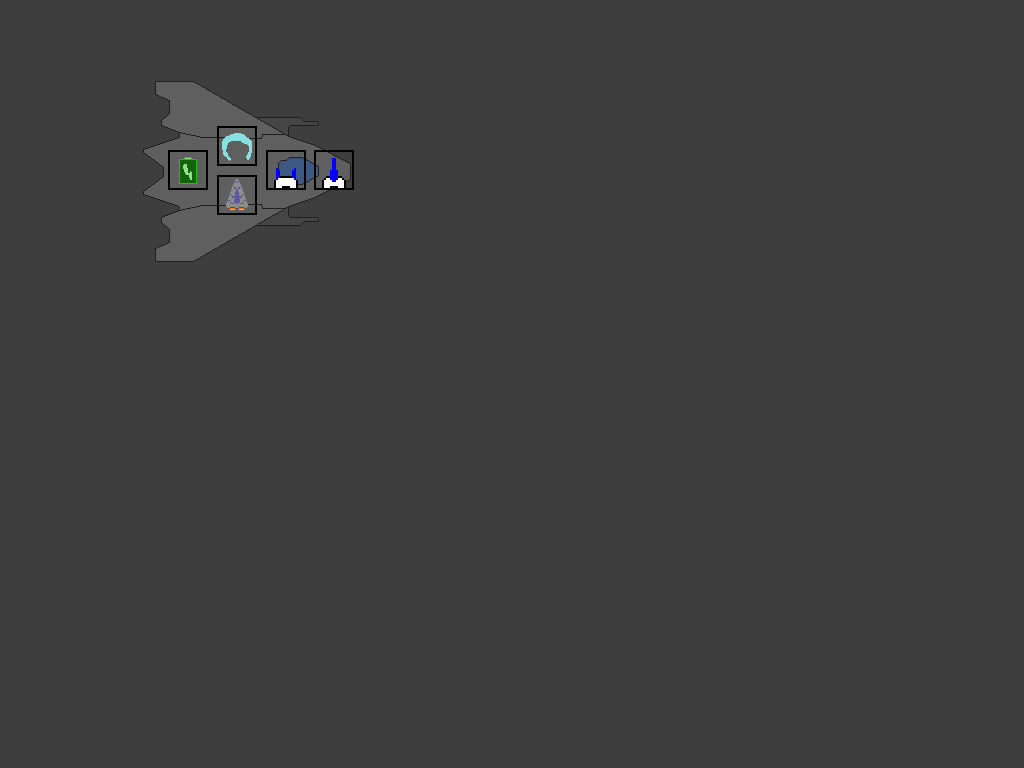
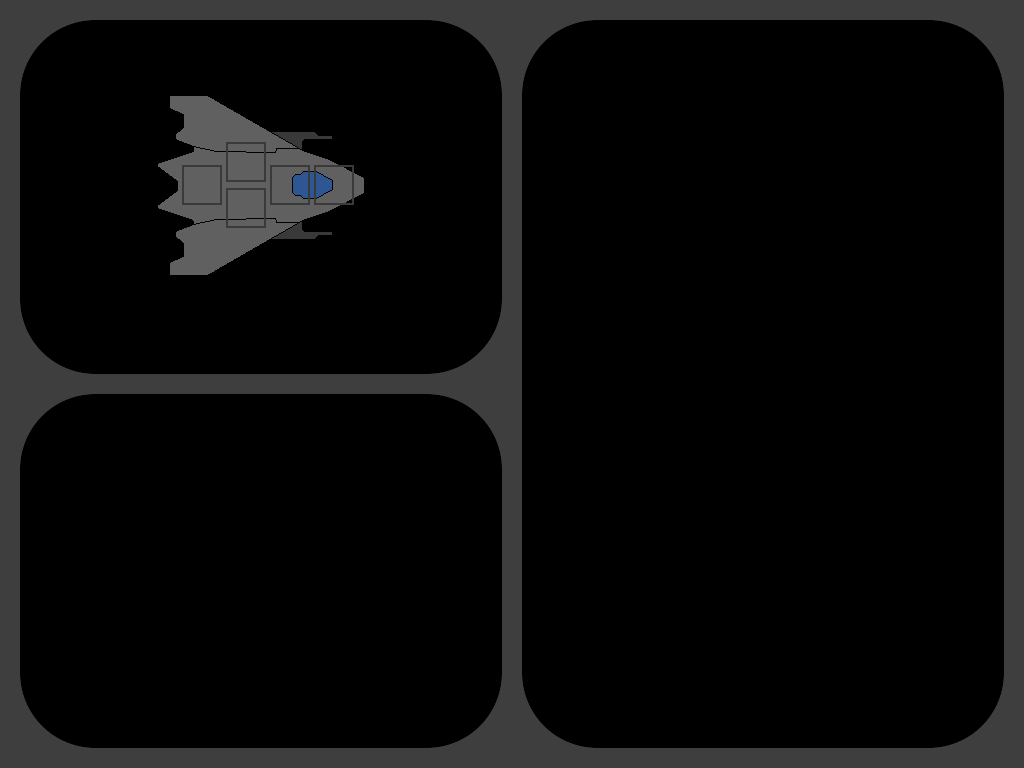
Before/after of a 1024×768 layered artwork. What changed in the layer stack:
"Layer": opacity 50% → 75%, moved it above "Layer #2", painted on it over (143, 81, 365, 276)
renamed "Layer #1" to "Layer #2", painted on it over (20, 20, 1004, 748)
